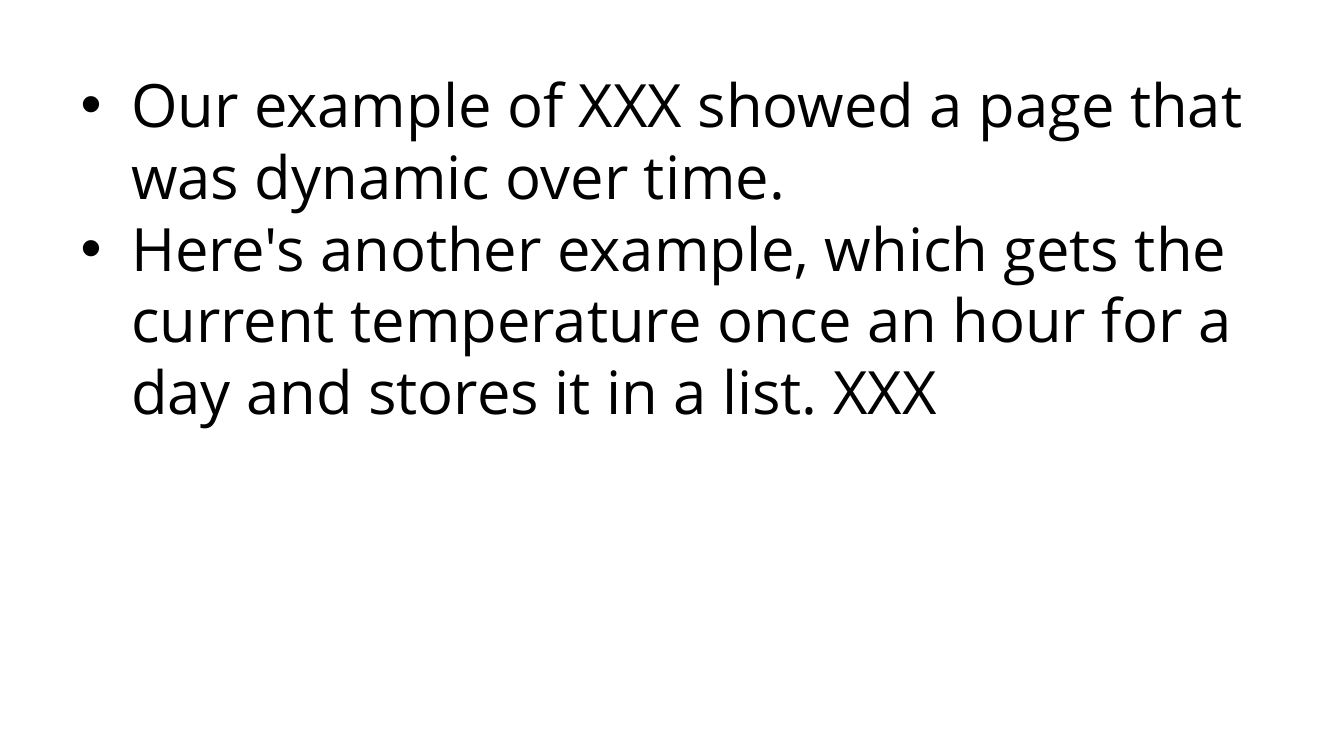
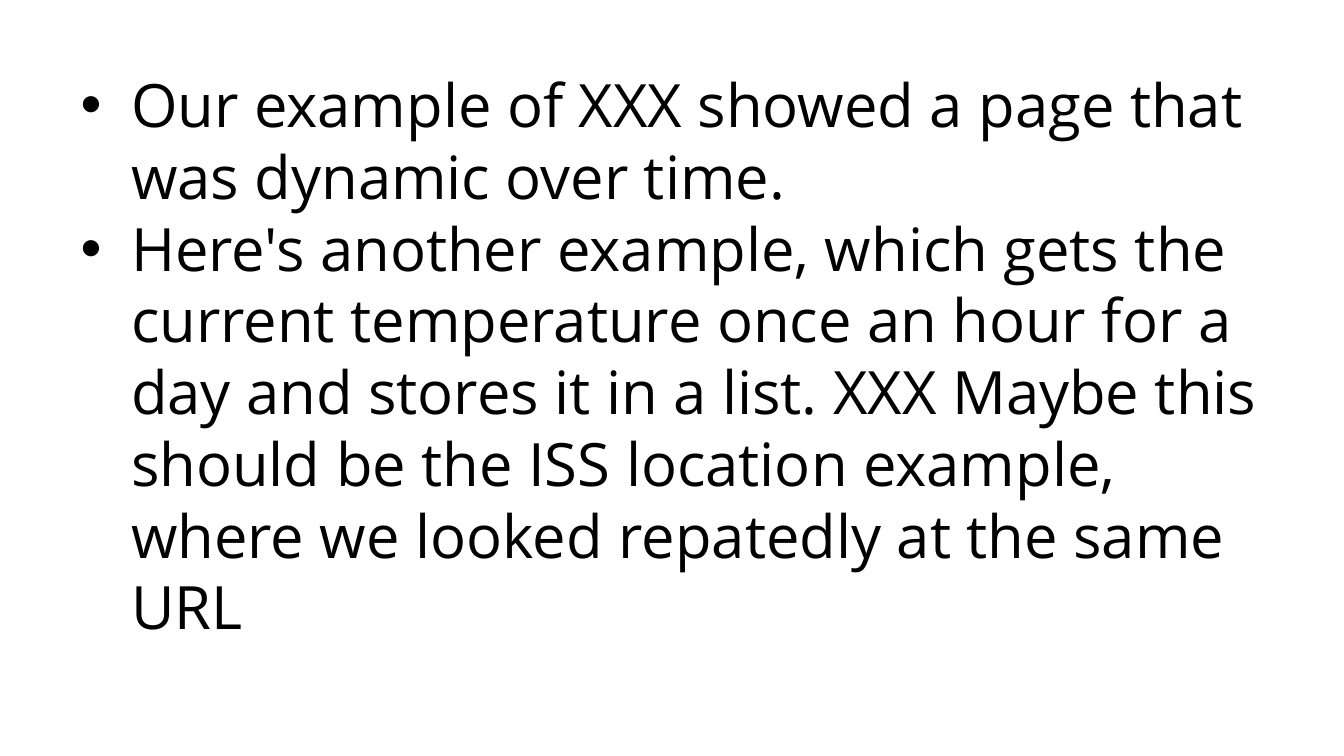
Before and after one commit to grimmelm/ctech404, a slide deck: slide 72 of ctech404/CTECH404_Combined_Slidedeck.pptx (slide 73 before the commit). Drawn at 1344x756 pixels with LibreOffice and Linux fonts; fonts in the diff are those of the drawing. Boxes give left, top, right and bottom in pixels: in the first picture for what was removed or moved away, otherwise in the second. Text is boxed around its words. In the diff, an @@ line names an element or a change of style, - is before the commit and + after.

```diff
--- a/ctech404/CTECH404_Combined_Slidedeck.pptx
+++ b/ctech404/CTECH404_Combined_Slidedeck.pptx
@@ text at [131,225,1256,630]: text changed @@
-• Here's another example, which gets the current temperature once an hour for a day and stores it in a list. XXX
+• Here's another example, which gets the current temperature once an hour for a day and stores it in a list. XXX Maybe this should be the ISS location example, where we looked repatedly at the same URL
```
Also in this commit, not shown: 23 other slides changed, 1 slide added, 2 slides removed.
